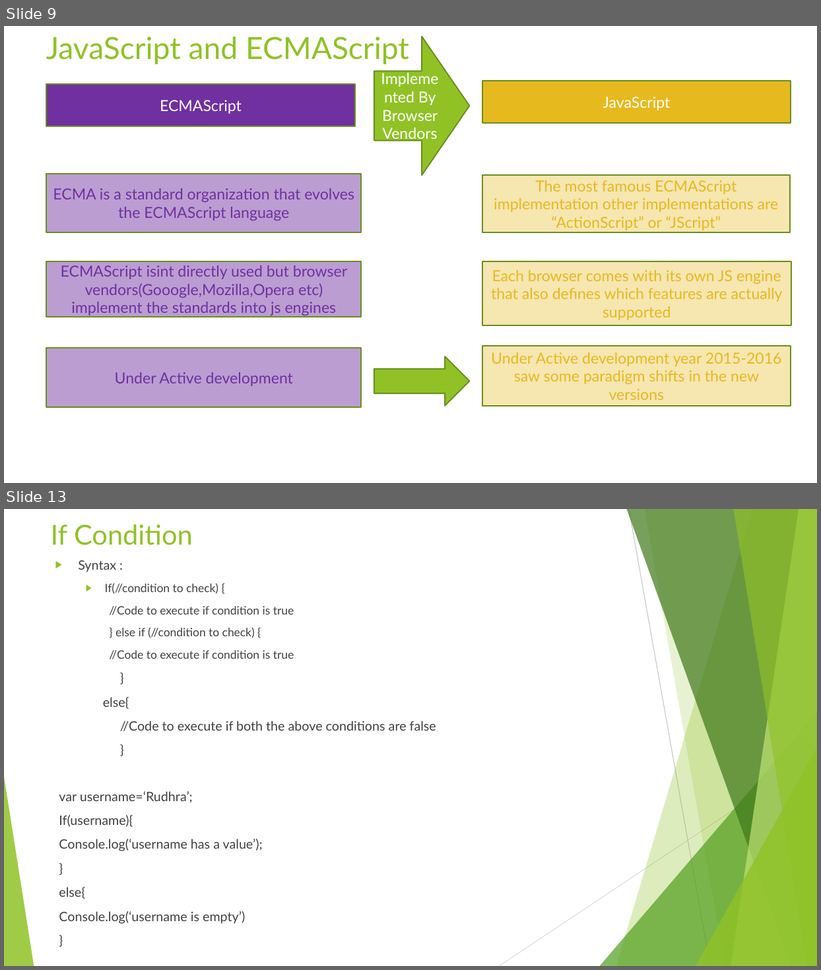
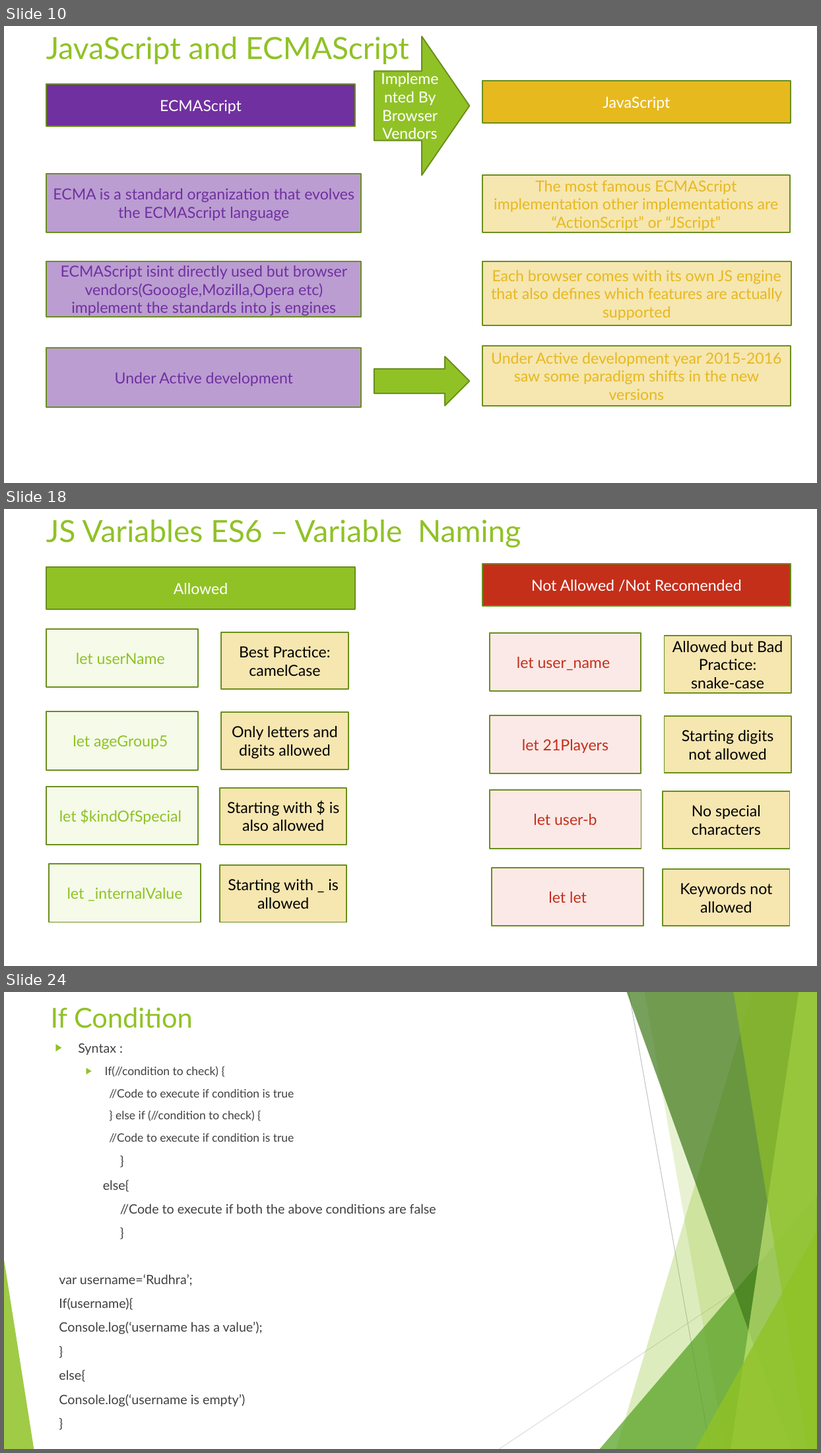
Before and after one commit to rudhrainfogain/JavaScript, a slide deck: PPT/JavaScriptTraining.pptx. Shown one above the other, each under a label of ours: slides 9 and 13 before the commit, slides 10, 18 and 24 after it; the slides between them are not shown. The pictures are 821x970 and 821x1453 pixels, drawn with LibreOffice and Linux fonts; fonts in the diff are those of the drawing. Boxes give left, top, right and bottom in pixels: in the first picture for what was removed or moved away, otherwise in the second. Text is boxed around its words. In the diff, an @@ line names an element or a change of style, - is before the commit and + after.

```diff
--- a/PPT/JavaScriptTraining.pptx
+++ b/PPT/JavaScriptTraining.pptx
@@ slide 18 added at (4, 509, 817, 966), background #FFFFFF @@
@@ title added at (46, 520, 521, 548), 36 pt, text #90C226 @@
+JS Variables ES6 – Variable Naming
@@ rectangle added at (47, 567, 355, 609), fill #90C226, outline #6B901C 1.5 pt, 18 pt, text #FFFFFF @@
+Allowed
@@ rectangle added at (482, 564, 791, 606), fill #C42F1A, outline #6B901C 1.5 pt, 18 pt, text #FFFFFF @@
+Not Allowed /Not Recomended
@@ rectangle added at (47, 629, 199, 688), fill #EAF6D1 at 47% opacity, outline #6B901C 1.5 pt, 18 pt, text #90C226 @@
+let userName
@@ rectangle added at (221, 632, 348, 690), fill #F0D578 at 58% opacity, outline #6B901C 1.5 pt, 18 pt, text #000000 @@
+Best Practice:
+camelCase
@@ rectangle added at (490, 633, 642, 691), fill #F8D2CC at 47% opacity, outline #6B901C 1.5 pt, 18 pt, text #C42F1A @@
+let user_name
@@ rectangle added at (665, 636, 791, 693), fill #F0D578 at 58% opacity, outline #6B901C 1.5 pt, 18 pt, text #000000 @@
+Allowed but Bad Practice:
+snake-case
@@ rectangle added at (47, 712, 199, 770), fill #EAF6D1 at 47% opacity, outline #6B901C 1.5 pt, 18 pt, text #90C226 @@
+let ageGroup5
@@ rectangle added at (221, 713, 348, 770), fill #F0D578 at 58% opacity, outline #6B901C 1.5 pt, 18 pt, text #000000 @@
+Only letters and digits allowed
@@ rectangle added at (490, 716, 642, 774), fill #F8D2CC at 47% opacity, outline #6B901C 1.5 pt, 18 pt, text #C42F1A @@
+let 21Players
@@ rectangle added at (665, 716, 791, 774), fill #F0D578 at 58% opacity, outline #6B901C 1.5 pt, 18 pt, text #000000 @@
+Starting digits not allowed
@@ rectangle added at (47, 787, 199, 845), fill #EAF6D1 at 47% opacity, outline #6B901C 1.5 pt, 18 pt, text #90C226 @@
+let $kindOfSpecial
@@ rectangle added at (220, 788, 347, 845), fill #F0D578 at 58% opacity, outline #6B901C 1.5 pt, 18 pt, text #000000 @@
+Starting with $ is also allowed
@@ rectangle added at (490, 790, 642, 849), fill #F8D2CC at 47% opacity, outline #6B901C 1.5 pt, 18 pt, text #C42F1A @@
+let user-b
@@ rectangle added at (663, 792, 789, 850), fill #F0D578 at 58% opacity, outline #6B901C 1.5 pt, 18 pt, text #000000 @@
+No special characters
@@ rectangle added at (49, 864, 201, 923), fill #EAF6D1 at 47% opacity, outline #6B901C 1.5 pt, 18 pt, text #90C226 @@
+let _internalValue
@@ rectangle added at (220, 866, 347, 923), fill #F0D578 at 58% opacity, outline #6B901C 1.5 pt, 18 pt, text #000000 @@
+Starting with _ is allowed
@@ rectangle added at (492, 868, 644, 927), fill #F8D2CC at 47% opacity, outline #6B901C 1.5 pt, 18 pt, text #C42F1A @@
+let let
@@ rectangle added at (663, 869, 789, 927), fill #F0D578 at 58% opacity, outline #6B901C 1.5 pt, 18 pt, text #000000 @@
+Keywords not allowed
@@ what was slide 9 is now slide 10 @@
@@ what was slide 13 is now slide 24 @@
```
Also in this commit, not shown: 4 slides changed, 9 other slides added, 11 other files.
